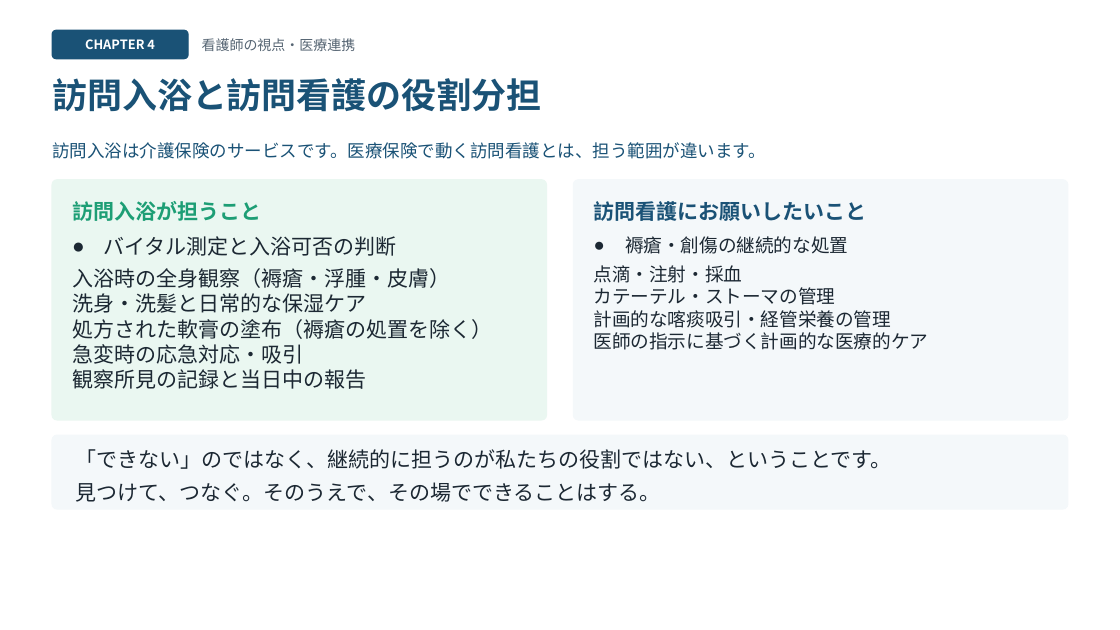
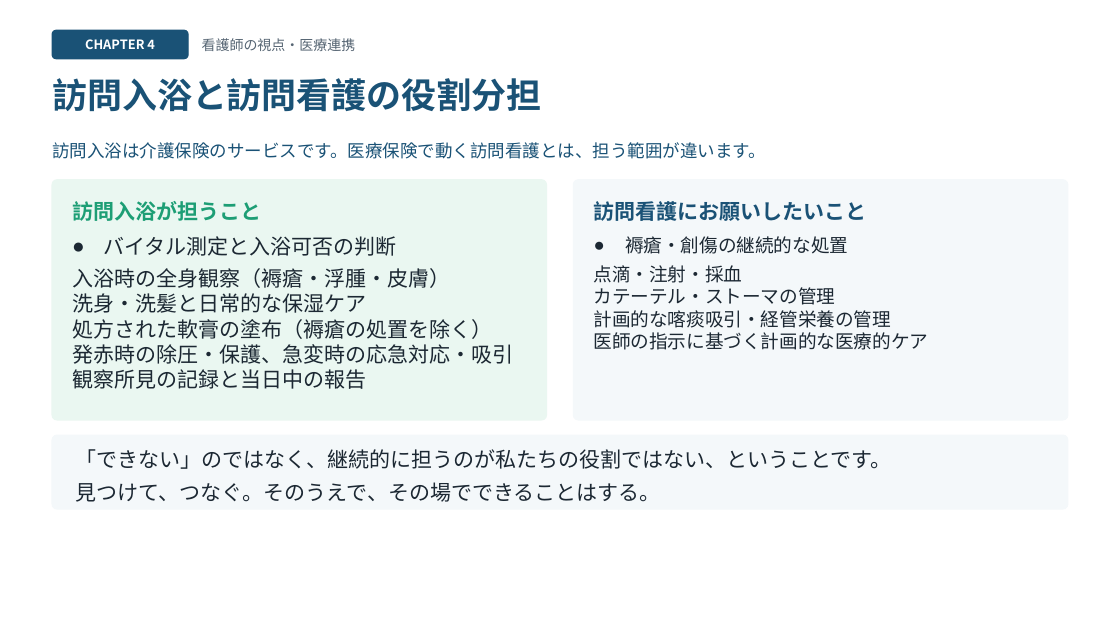
Before and after one commit to 1w0wakmsw0w-ctrl/houmonnyuyoku, a slide deck: slide 9 of houmon-nyuyoku-slides.pptx. Drawn at 1120x630 pixels with LibreOffice and Linux fonts; fonts in the diff are those of the drawing. Boxes give left, top, right and bottom in pixels: in the first picture for what was removed or moved away, otherwise in the second. Text is boxed around its words. In the diff, an @@ line names an element or a change of style, - is before the commit and + after.

```diff
--- a/houmon-nyuyoku-slides.pptx
+++ b/houmon-nyuyoku-slides.pptx
@@ text at box(72, 344, 513, 364): text changed @@
-急変時の応急対応・吸引
+発赤時の除圧・保護、急変時の応急対応・吸引
```
Also in this commit, not shown: 1 other slide changed, 5 other files.
